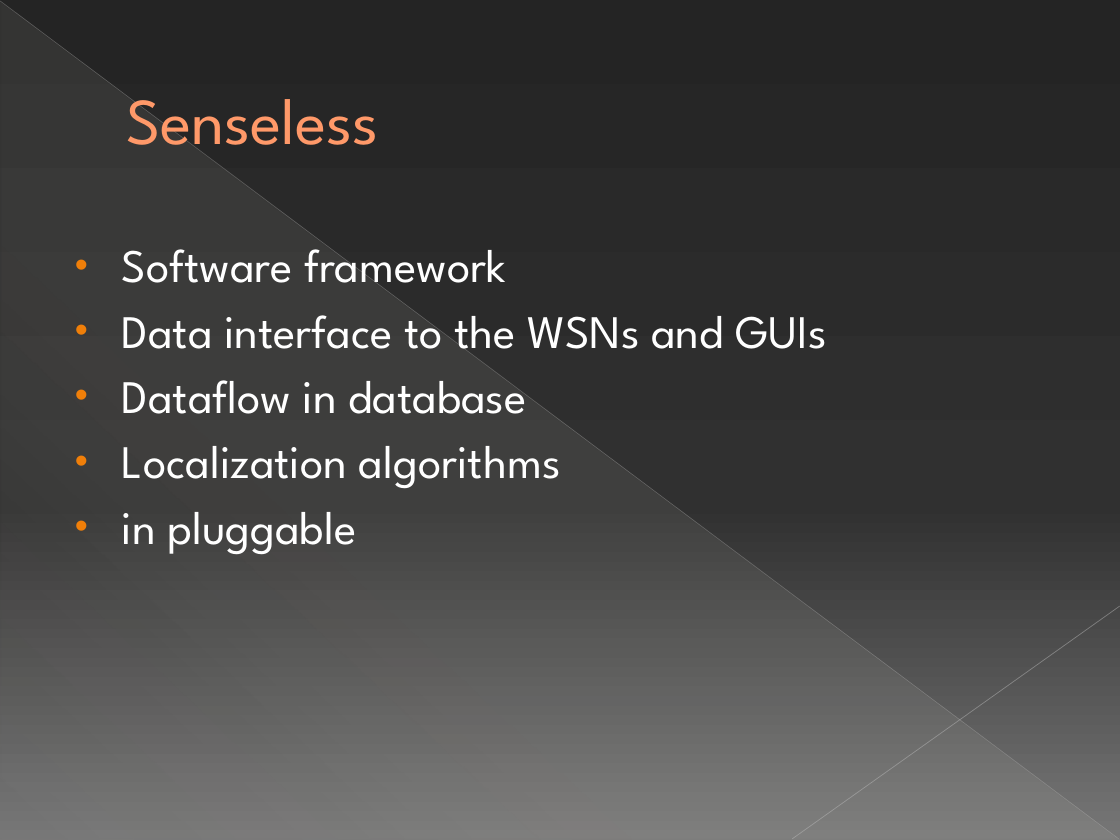
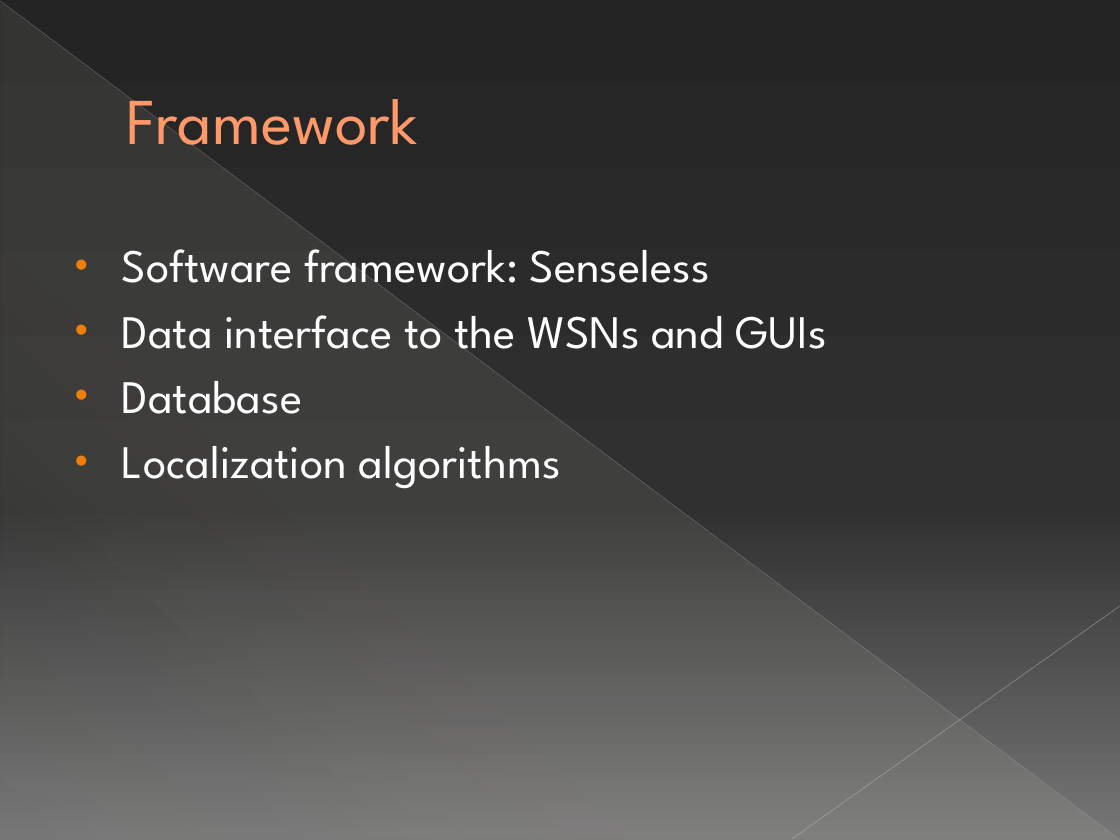
Before and after one commit to michelecorrea3/wsnlocalizationscala, a slide deck: slide 31 of Resources/WSN localization with Senseless framework.pptx (slide 36 before the commit). Drawn at 1120x840 pixels with LibreOffice and Linux fonts; fonts in the diff are those of the drawing. Boxes give left, top, right and bottom in pixels: in the first picture for what was removed or moved away, otherwise in the second. Text is boxed around its words. In the diff, an @@ line names an element or a change of style, - is before the commit and + after.

```diff
--- a/Resources/WSN localization with Senseless framework.pptx
+++ b/Resources/WSN localization with Senseless framework.pptx
@@ title at (126, 95, 417, 163): text changed @@
-Senseless
+Framework
@@ text at (122, 235, 710, 296): text changed @@
-• Software framework
+• Software framework: Senseless
@@ text at (122, 381, 302, 414): text changed @@
-• Dataflow in database
+• Database
@@ text at (122, 512, 357, 555): paragraph removed @@
-• in pluggable
```
Also in this commit, not shown: 36 other slides changed, 36 slides added, 15 slides removed.
